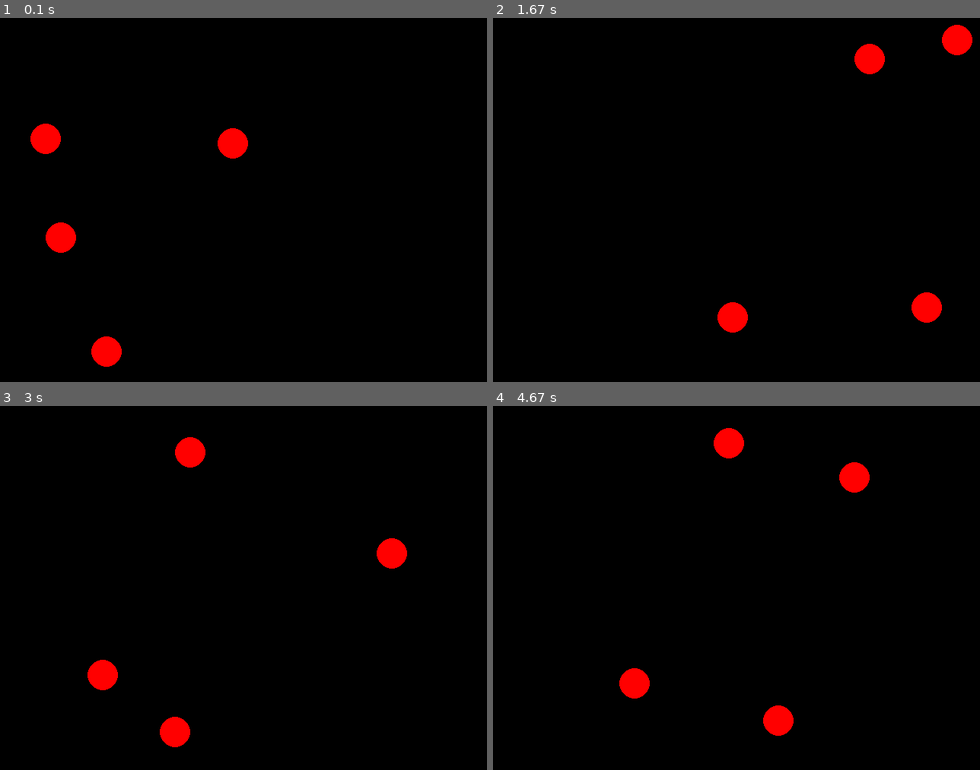
Above: before the commit, frames 1-4 (two rows, left to right).
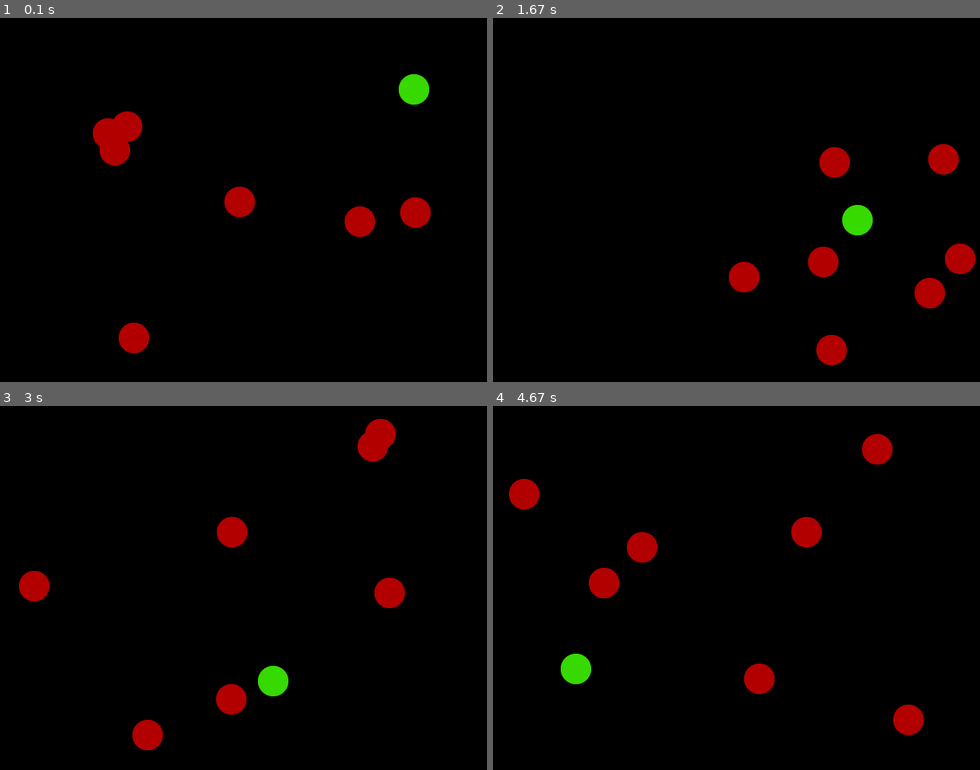
Above: after the commit, the same moments.

Repository: bosichong/My_pygame
Game: pygame game, started from pygame02.py
The game is run twice, just before and just after one commit, with the same random seed, the same clock (stepped at 60 frames per second) and the same inputs.
Inputs:
- Up to frame 1 (0.1 s): no input
- Up to frame 2 (1.67 s): no input
- Up to frame 3 (3 s): no input
- Up to frame 4 (4.67 s): no input

The runs differ from the first frame. In frame 1, 4.8% of the frame differs, in the area x 6-89%, y 15-96%; in frame 2, 4.9%; in frame 3, 4.8%; in frame 4, 5.0%, in the area x 3-89%, y 6-91%.

Commit message:
“编学编玩”用Pygame写游戏（3）让角色动起来及碰撞检测

Diff:
--- a/pygame02.py
+++ b/pygame02.py
@@ -1,66 +1,157 @@
 #codeing=utf-8
-# @Time    : 2017-10-15
+# @Time    : 2017-10-20
 # @Author  : J.sky
 # @Mail    : bosichong@qq.com
 # @Site    : www.17python.com
-# @Title   : 用Pygame编写游戏（1）
-# @Url     : http://www.17python.com/blog/44
-# @Details : 用Pygame编写游戏（1）
+# @Title   : # “编学编玩”用Pygame写游戏（3）让角色动起来及碰撞检测
+# @Url     : http://www.17python.com/blog/46
+# @Details : # “编学编玩”用Pygame写游戏（3）让角色动起来及碰撞检测
 # @Other   : OS X 10.11.6
 #            Python 3.6.1
 #            VSCode 1.15.1
 ###################################
-# 用Pygame编写游戏（2）
+# “编学编玩”用Pygame写游戏（3）让角色动起来及碰撞检测
 ###################################
 
-import pygame, sys
+'''
+上次的代码中，除了绘制基本图形与图片外，中间还插入了一个小小动画，就是头像在不停的移动，这个移动确实简单了些，游戏中的的角色肯定不是简单的移动几像素那么简单了。
+
+## 屡屡顺序
+
+我觉得刚开始做游戏写代码的时候，总是弄不清游戏的顺序，你可以这样想象一下，比如是拍电影，大家都了解电影是一段一段拍，最后合成在一起然后电影可以播放了。
+游戏呢和这个差不多，也是一段一段做，只不过游戏需要一些条件判断，True了，我就播放第三段，这个属性值达到了我就播放第五段，游戏over了，我就播放结尾。
+好吧，那么我们规划一下现在这个小游戏（应该算不上是一个游戏）场景及角色。
+
+## 游戏内容
+
+建一个 640X480的黑色背景的游戏场景，场景中随机生成一些大小一样的小球，他们随机属性值，有一个绿色，有一组红色，如果绿色碰到红色他们就会反转滚动，这些小球如果碰到边界也会反转滚动。
+注意：这里碰撞的检测之后的动作，只是简单的，并不是真的物理运动哦，当然如果你很懂物理学，做一组力学物理运动应该也不是很难的。
+
+## 游戏场景
+
++ 游戏场景的搭建和之前基本上相信，这里不在介绍了，如果不了解可以翻看之前或是本节的代码参考。
+
+## 游戏中的角色
+
+之前我们在场景中是直接绘制的图形，这次我们通过面向对象的方式来管理场景中的角色，pygame中提供了一个`Sprite`类，这个类专门为游戏中的角色精灵准备的。
+框架中还提供了一个`pygame.sprite.Group()`容器，他可以把sprite加进去，通过group来管理，group这个容器，通过查看源代码，他只能处理图片类型的sprite。
+如果创建的Rect对象是不行的，这种加到组里后，通过draw是无法绘制出来的，`group.draw()`这个方法中的画笔使用了`blit()`，而不是`draw()`
+
+## 游戏中的逻辑判断
+
+这个我们直接在游戏中的循环当中直接判断，我是这么把游戏分成各种对象的：
+
++ 游戏场景对象，他只负责绘制场景中的任何角色及精灵
++ 游戏逻辑判断对象，他只负责判断游戏场景中的碰撞，时间检测，然后修改他们的属性。
++ 精灵group，他们只负责创建，删除。
+
+
+## 开始制作
+
+理论课结束，我们来实践一下，`main()`函数中创建一个游戏运行函数`rungame()`，这个函数中运行着当前游戏的所有数据，及各种事件触发的检测。
+为什么需要`rungame()`?你可以把他这个函数看成一个电影片段，当前你还可以有`gamestart() gameover()`函数，这样游戏运行到哪个部位时就让哪个函数运行即可。
+
+
+## Sprite 精灵
+
+说说`class MyImgSprite(pygame.sprite.Sprite`，这是当前游戏中的精灵，我们为他创建了几个属性，其中比较重要的有：
+
+    self.image = pygame.image.load('./images/a.png') #导入图片
+    self.rect = self.image.get_rect() #返回一个rect对象
+    self.rect.topleft = (random.randint(40,590),random.randint(40,430))#设置他的坐标
+    self.last_update = pygame.time.get_ticks()#获取当前游戏动行的时间，这是一个整数，不明白可以打印看看
+    #移动速度
+    self.speed_x = random.randint(1,10)
+    self.speed_y = random.randint(1,10)
+
+有了速度，我们就可以通过`update()`方法来更新自己的坐标
+
+    now = pygame.time.get_ticks()
+    if now - self.last_update >1:#通过这个时间差来做一些动画
+        #self.rect.topleft = (random.randint(0,600),random.randint(0,440))#随机变化位置
+        self.rect.x += self.speed_x
+        self.rect.y += self.speed_y
+        self.last_update = now
+
+如果你不在`update()`方法更新任何值，那么 这个表灵就是不会动弹的。
+那么问题来了，为什么不直接在游戏循环中更新？
+上节的代码中有段小小的移动是在循环中更新的，因为那只有一段动画，如果以后有很多个对象的话，在循环中更新会很麻烦，这里更新更符合面向对象的的编程方式。
+
+## 绘制及更新
+
+在rungame函数中创建个绿球，一组红球，然后就可以直接在场景里绘制了，绘制方法：
+
+    drawbackground()#绘制场景背景颜色
+    DISPLAYSURF.blit(m.image,m.rect)#绘制绿球
+    myimgs.draw(DISPLAYSURF)#绘制一组红球
+
+场景中的绘制顺序应该是：
+
+1. 绘制精灵
+2. 逻辑判断
+3. udpate()更新数据
+
+以此为循环，这样反复循环即可生成画面。
+
+## 逻辑判断
+
+说到逻辑判断，这次场景中包括的判断有二种：边界碰撞及球体之间的碰撞。
+边界碰撞，我自个写了个边界碰撞检测器`BorderCrossing.py`，因为我在pygame中没找到边界碰撞检测的方法，大家在运行代码的时候，记得git clone一下整个项目。
+这个边界碰撞检测器，我就不多说了，不然这又一篇博客了，有兴趣可以自己看看源码。
+
+球体之间的碰撞检测直接套用的pygame中的碰撞检测，具体可以参考官方文档
+
+[碰撞检测官方文档](http://pygame.org/docs/ref/sprite.html#pygame.sprite.spritecollide)
+
+## 更新游戏数据
+
+在逻辑判断中根据自己的需要进行速度等数据修改，最后记得用方法更新一下精灵们的坐标。
+说的不是很好，具体大家跑跑程序，改改数值就明白了，如果有什么不懂的，可以直接留言或是邮件给我。
+
+
+
+'''
+
+
+
+
+
+
+
+import pygame, sys, random
+from os import path
 from pygame.locals import * #导入游戏常量
 from utils.BorderCrossing import *
 
 
-###############
 #一些游戏资源加载及设置
 FPS = 30#帧速率
 SCREEN_WIDTH=640
 SCREEN_HEIGHT=480
 WHITE = (255,255,255,)
 pygame.display.set_caption("Hello World!")#窗口标题
-
-
 BLACK = (0,0,0)
-WHITE = (255,255,255,)
-RED = (255,0,0)
-GREEN  = (0,255,0)
-BLUE = (0,0,255)
-####加载图片资源
-
-
 ######################
-
-
-
-
-
 def main():
     global FPSCLOCK, DISPLAYSURF
     pygame.init()#游戏初始化
     FPSCLOCK = pygame.time.Clock()
     DISPLAYSURF = pygame.display.set_mode((SCREEN_WIDTH,SCREEN_HEIGHT),DOUBLEBUF,32)#设置游戏场景游戏大小
-
     #####游戏循环
     while True:
         runGame()
 
 def runGame():
     '''游戏核心方法，渲染游戏场景，游戏逻辑判断等'''
-    myRects = [[pygame.Rect((10,110,40,40)),{'speed_x':15,'speed_y':15}],
-               [pygame.Rect((100,400,40,40)),{'speed_x':10,'speed_y':10}],
-               [pygame.Rect((270,130,40,40)),{'speed_x':8,'speed_y':8}],
-               [pygame.Rect((50,260,40,40)),{'speed_x':5,'speed_y':5}],
-    ]
-
-
-    bc = BorderCrossing(0,0,SCREEN_WIDTH,SCREEN_HEIGHT)
+    m = MyImgSprite()#创建一个精灵对象
+    m.image=pygame.image.load('./images/b.png')
+
+    #创建一组精灵对象
+    myimgs = pygame.sprite.Group()
+    for i in range(7):
+        myimgs.add(MyImgSprite())
+    #创建一个边界碰撞检对象
+    bc = BorderCrossing(5,5,SCREEN_WIDTH-10,SCREEN_HEIGHT-10)
 
     #######游戏引擎设置：判断游戏结束，更新游戏，刷新帧速率设置
     while True:
@@ -70,34 +161,63 @@
                 sys.exit()
         ############
         drawbackground()#绘制场景背景颜色
-        drawMyRect(myRects)#画一个运动的方块画方块
-        game(myRects,bc)#方块运动逻辑判断，负责改写方块坐标。
-        ##############
-
-        # pygame.display.update()
+        DISPLAYSURF.blit(m.image,m.rect)#绘制绿球
+        myimgs.draw(DISPLAYSURF)#绘制一组红球
+
+        #绿球边界碰撞检测
+        bc.sprite = m.rect
+        if bc.isTopBorderCrossing() or bc.isBottomBorderCrossing():
+            m.speed_y = -m.speed_y
+        if bc.isLeftBorderCrossing() or bc.isRightBorderCrossing():
+            m.speed_x = -m.speed_x
+
+        #红绿边界碰撞检测
+        for sp in myimgs:
+                bc.sprite = sp.rect
+                if bc.isTopBorderCrossing() or bc.isBottomBorderCrossing():
+                    sp.speed_y = -sp.speed_y
+                if bc.isLeftBorderCrossing() or bc.isRightBorderCrossing():
+                    sp.speed_x = -sp.speed_x
+        #绿球与红球碰撞检测
+        for m1 in myimgs:
+            k = pygame.sprite.collide_rect(m,m1)
+            if k :
+                m.speed_x = -m.speed_x
+                m.speed_y = -m.speed_y
+                m1.speed_x = -m1.speed_x
+                m1.speed_y = -m1.speed_y
+        # rst = list_collide = pygame.sprite.spritecollide(m,myimgs,True)
+        #true,碰到后直接删除， false会删除Group组中的精灵。
+        #########################################
+        m.update()#更新绿球
+        myimgs.update()#更新红球Group
+
         pygame.display.flip()
-        FPSCLOCK.tick(FPS)#设置帧速率s
-
+        FPSCLOCK.tick(FPS)#设置帧速率
 def drawbackground():
     '''绘制游戏背景'''
     DISPLAYSURF.fill(BLACK)#游戏窗口背景色
-def drawMyRect(rects):
-    for rect in rects:
-        pygame.draw.ellipse(DISPLAYSURF, RED, rect[0])
-
-def game(rects,bc):
-    global speed_x,speed_y
-
-    for r in rects:
-        bc.sprite = r[0]
-        if bc.isTopBorderCrossing() or bc.isBottomBorderCrossing():
-            r[1]['speed_y'] = -r[1]['speed_y']
-        if bc.isLeftBorderCrossing() or bc.isRightBorderCrossing():
-            r[1]['speed_x'] = -r[1]['speed_x']
-
-        r[0].x += r[1]['speed_x']
-        r[0].y += r[1]['speed_y']
-
+
+class MyImgSprite(pygame.sprite.Sprite):
+    '''图片精灵类'''
+    def __init__(self):
+       pygame.sprite.Sprite.__init__(self)
+       self.image = pygame.image.load('./images/a.png') #导入图片
+       self.rect = self.image.get_rect() #返回一个rect对象
+       self.rect.topleft = (random.randint(40,590),random.randint(40,430))#设置他的坐标
+       self.last_update = pygame.time.get_ticks()#获取当前游戏动行的时间，这是一个整数，不明白可以打印看看
+       #移动速度
+       self.speed_x = random.randint(1,10)
+       self.speed_y = random.randint(1,10)
+
+    def update(self):
+        '''更新自己的坐标，如果放在精灵组中，调用组的update()函数，会自动调用本函数'''
+        now = pygame.time.get_ticks()
+        if now - self.last_update >1:#通过这个时间差来做一些动画
+            # self.rect.topleft = (random.randint(0,600),random.randint(0,440))#随机变化位置
+            self.rect.x += self.speed_x
+            self.rect.y += self.speed_y
+            self.last_update = now
 
 if __name__ == '__main__':
     main()
--- a/utils/BorderCrossing.py
+++ b/utils/BorderCrossing.py
@@ -3,7 +3,7 @@
 # @Author  : J.sky
 # @Mail    : bosichong@qq.com
 # @Site    : www.17python.com
-'''一些游戏逻辑判断检测相关的封装'''
+'''一个精灵边界碰撞检测工具类'''
 class BorderCrossing:
     '''一个边界碰撞检测类'''
     def __init__(self,xstart,ystart,width,height):
Binary file added: images/a.png
Binary file added: images/b.png
